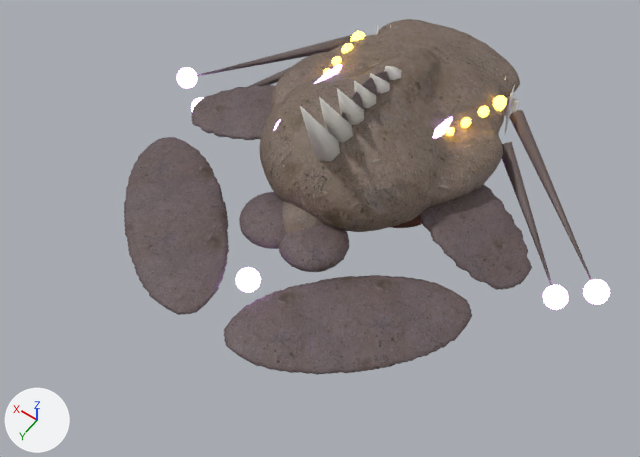
The glTF model kkomul/assets/mon/gorae.glb: old version first, new version second.
Rendered twice from a 50 mm camera at (-8.33, 13.74, 17.25) aimed at (-0.32, 2.53, -0.36). Arrows for +X, +Y and +Z are at lower left; the lights stay in place. The first picture is the older version. Where no turn or scale is listed for an object, it has been applied to the vertices. Vertices at exactly the same position are counted once.

The scene before the commit, as lines of its bpy script (objects in view):
```python
me_segb = bpy.data.meshes.new('segb')
me_segb.from_pydata(...)  # 3772 vertices, 7500 faces; spans x -5.21..5.21, y -1.74..1.73, z -1.45..2.68
# faces by material slot: [3000, 500, 3100, 900]
me_segb.materials.append(mat_hide)
me_segb.materials.append(mat_belly)
me_segb.materials.append(mat_fin)
me_segb.materials.append(mat_glow)  # purple #e1bcff, glowing purple #cba0ff
me_skull = bpy.data.meshes.new('skull')
me_skull.from_pydata(...)  # 7474 vertices, 14744 faces; spans x -7.04..7.05, y -5.29..2.87, z -2.02..3.91
# faces by material slot: [10400, 2400, 664, 80, 1200]
me_skull.materials.append(mat_hide)
me_skull.materials.append(mat_eye)  # yellow #ffda59, glowing yellow #ffcb3f
me_skull.materials.append(mat_bone)  # white #faf8f1
me_skull.materials.append(mat_fin)
me_skull.materials.append(mat_glow)  # purple #e1bcff, glowing purple #cba0ff
me_tb = bpy.data.meshes.new('tb')
me_tb.from_pydata(...)  # 2587 vertices, 5150 faces; spans x -4.82..4.82, y -1.2..6.72, z -1.0..1.01
# faces by material slot: [1800, 3200, 150]
me_tb.materials.append(mat_hide)
me_tb.materials.append(mat_fin)
me_tb.materials.append(mat_glow)  # purple #e1bcff, glowing purple #cba0ff
ob_seg_m = bpy.data.objects.new('seg_m', me_segb)
ob_seg_m.location = (0.0, 0.0, 0.0)
ob_skull_m = bpy.data.objects.new('skull_m', me_skull)
ob_skull_m.location = (0.0, 0.0, 0.0)
ob_tail_m = bpy.data.objects.new('tail_m', me_tb)
ob_tail_m.location = (0.0, 0.0, 0.0)
```
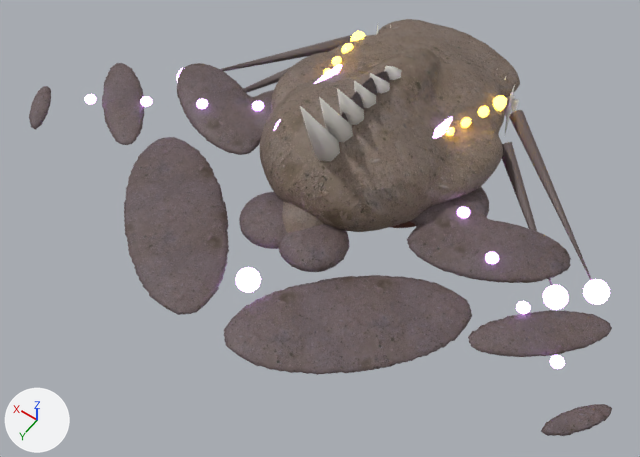
Where the change shows, as pixel boxes [x1, y1, x2, y2] in the pictures (640 x 457 px):
'segF_m', added: after [29, 63, 612, 436]
    faces in mat_fin: [29, 63, 612, 436]
    faces in mat_glow (purple #e1bcff, glowing purple #cba0ff): [84, 94, 565, 369]
'seg_m', reshaped (not visible afterwards): before [191, 71, 532, 290]
part 1 of me_segb, deleted: before [419, 184, 532, 290]
part 2 of me_segb, deleted: before [191, 85, 276, 140]

The change in detail:
me_segb is used by ob_seg_m; location (0.0, 0.0, 0.0).
me_segb had 3772 vertices, 7500 faces and spanned x -5.21..5.21, y -1.74..1.73, z -1.45..2.68.
me_segb now has 2368 vertices, 4700 faces and spans x -2.25..2.25, y -1.74..1.73, z -1.45..2.68.
me_segb part 1: the loose piece of 702 vertices spanning x -5.21..-1.11, y -0.9..1.6, z -0.57..0.38 is deleted.
me_segb part 2: the loose piece of 702 vertices spanning x 1.14..5.21, y -0.9..1.6, z -0.57..0.38 is deleted.
Mesh me_segb_001 is new.
It has 4614 vertices, 9160 faces and spans x -8.4..8.4, y -1.7..4.7, z -1.4..2.7.
Faces by material slot: [3000, 500, 4700, 960].
It uses material mat_hide.
It uses material mat_belly.
It uses material mat_fin.
It uses material mat_glow (purple #e1bcff, glowing purple #cba0ff).
Object 'segF_m' (ob_segf_m) is new; it shows me_segb_001.
Its location is (0.0, 0.0, 0.0).
